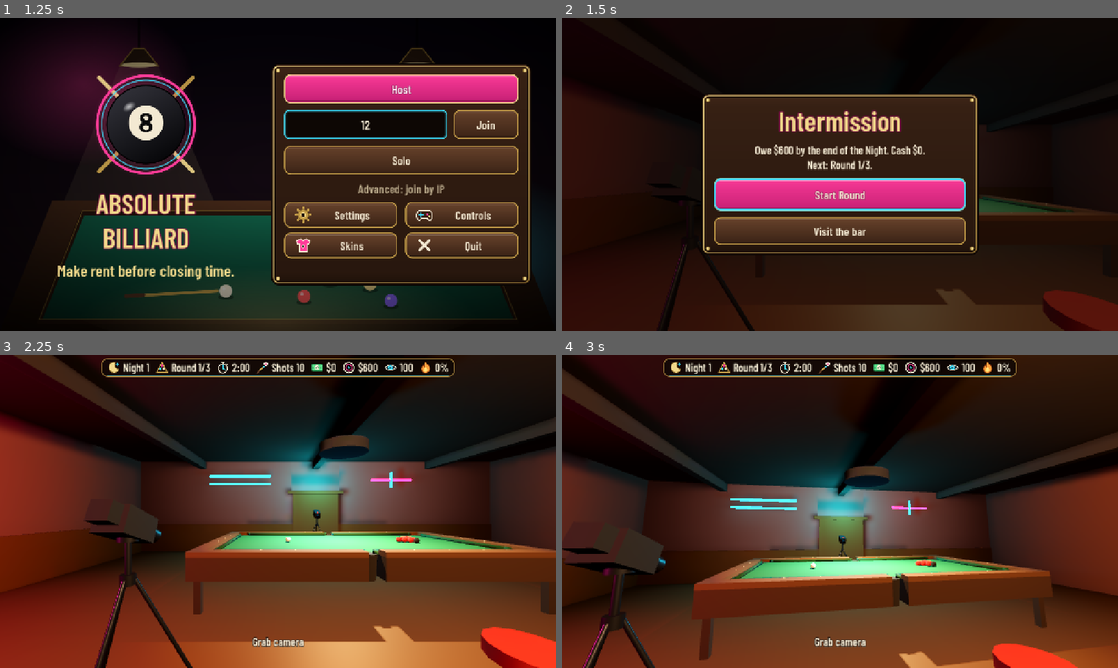
Above: before the commit, frames 1-4 (two rows, left to right).
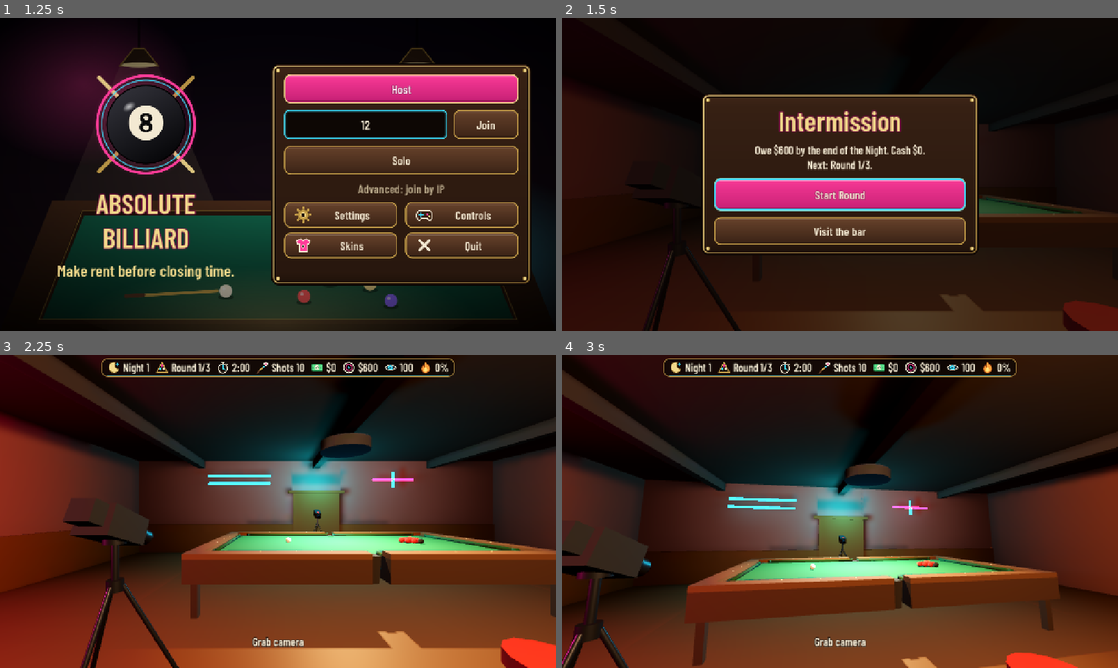
Above: after the commit, the same moments.

Repository: Cleans3/absolute-billiard
Game: Godot game, scene res://src/levels/Lobby.tscn
The game is run twice, just before and just after one commit, with the same random seed, the same clock (stepped at 60 frames per second) and the same inputs.
Inputs (mouse positions are in pixels of both pictures, inside the frame that each line leads up to):
- Up to frame 1 (1.25 s): click (366, 124) at 0.52 s; type "12" at 0.6 s
- Up to frame 2 (1.5 s): click "Solo" at 1.25 s
- Up to frame 3 (2.25 s): click "Start Round" at 2 s
- Up to frame 4 (3 s): tap Enter at 2.75 s; move the mouse to (867, 511) at 2.77 s; hold E (elevate_up) from 2.78 s (still down); tap 1 (call_pocket_1) at 2.85 s; click (867, 511) at 2.92 s

Frame 1 is identical in both runs. In frame 2, 2.1% of the frame differs, in the area x 11-100%, y 36-100%; in frame 3, 7.4%, in the area x 11-100%, y 24-100%; in frame 4, 6.5%.

Commit message:
First-person body (C17): arms and trunk lid on the body mesh, head+neck alone on HEAD_LAYER, eye pivot 12 cm ahead of the trunk
Co-Authored-By: Claude Sonnet 5.5 <noreply@anthropic.com>

Diff:
--- a/src/gameplay/player/Player.tscn
+++ b/src/gameplay/player/Player.tscn
@@ -20,7 +20,7 @@
 shape = SubResource("CapsuleShape3D_wos7f")
 
 [node name="Head" type="Node3D" parent="."]
-transform = Transform3D(1, 0, 0, 0, 1, 0, 0, 0, 1, 0, 1.6, 0)
+transform = Transform3D(1, 0, 0, 0, 1, 0, 0, 0, 1, 0, 1.6, -0.12)
 
 [node name="headCam" type="Camera3D" parent="Head"]
 
--- a/src/gameplay/player/humanoid.gd
+++ b/src/gameplay/player/humanoid.gd
@@ -1,7 +1,7 @@
 class_name Humanoid
 extends Node3D
 ## Low-poly person built in code (06 P15, 08 §2.7): 11 bones, one vertex-coloured material, two skinned
-## meshes (body: trunk, legs; upper: head, hat, arms) = 2 draw calls. Animated procedurally (breath, walk from measured speed, CUE and
+## meshes (body: trunk and its lid, arms, legs; head: head, face, hat, neck) = 2 draw calls. Animated procedurally (breath, walk from measured speed, CUE and
 ## CARRY stances, hand targets). `ragdoll()` hands the bones to a PhysicalBoneSimulator3D; its 11 bodies are
 ## on no layer and not simulated until then, and `get_up()` blends back to the pose.
 ## Rests facing -Z with the feet at this node's origin, like the CharacterBody3D it hangs from.
@@ -65,7 +65,7 @@
 var _sim: PhysicalBoneSimulator3D
 var _pbs: Array[PhysicalBone3D] = []
 var _body_mi: MeshInstance3D
-var _upper_mi: MeshInstance3D
+var _head_mi: MeshInstance3D
 var _first_person := false
 var _ragdoll := false
 var _blend := 1.0               ## 0 → 1 over BLEND_SEC after get_up()
@@ -117,16 +117,16 @@
 	var head := _new_st()
 	_paint(body, head, skin)
 	_body_mi.mesh = body.commit()
-	_upper_mi.mesh = head.commit()
+	_head_mi.mesh = head.commit()
 	_body_mi.skin = _skel.create_skin_from_rest_transforms()
-	_upper_mi.skin = _body_mi.skin
-
-
-## Local player: the upper surface (head, hat, arms) leaves the camera's cull mask (the Player removes HEAD_LAYER from it)
-## but keeps casting shadows; trunk, legs and feet stay visible when looking down.
+	_head_mi.skin = _body_mi.skin
+
+
+## Local player: the head surface (head, face, hat, neck) leaves the camera's cull mask (the Player removes HEAD_LAYER from it)
+## but keeps casting shadows; trunk, arms, legs and feet stay visible when looking down. A mirror camera keeps HEAD_LAYER.
 func set_first_person(on: bool) -> void:
 	_first_person = on
-	_upper_mi.layers = HEAD_LAYER if on else 1
+	_head_mi.layers = HEAD_LAYER if on else 1
 
 
 ## Local player in CUE: the leaning trunk would fill the aiming view, so the body only casts its shadow.
@@ -365,8 +365,8 @@
 		_pbs.append(pb)
 		_sim.add_child(pb)
 	_body_mi = MeshInstance3D.new()
-	_upper_mi = MeshInstance3D.new()
-	for mi in [_body_mi, _upper_mi]:
+	_head_mi = MeshInstance3D.new()
+	for mi in [_body_mi, _head_mi]:
 		mi.material_override = _shared_material()
 		mi.extra_cull_margin = 2.0
 		_skel.add_child(mi)
@@ -466,27 +466,26 @@
 	return st
 
 
-## The whole character: body surface (trunk, legs, feet) and upper surface (head, face, hat, shoulder cap, neck, arms).
+## The whole character: body surface (trunk with its lid, shoulders, arms, legs, feet) and head surface (head, face, hat,
+## neck). The local camera culls the head surface only; it sits inside the neck, so the lid closes the trunk (no looking
+## through to the legs) and the arms hang beside it.
 func _paint(body: SurfaceTool, head: SurfaceTool, skin: CharacterSkin) -> void:
 	var shirt := skin.body_color
 	var legs := skin.accent_color
 	var flesh := skin.skin_color
 	var shoe := legs.darkened(0.55)
-	# The arms, shoulder cap and neck live on the upper surface, which the local camera culls, and the torso is open at
-	# the top: looking down the local player sees through the trunk to legs and floor, not a lid or two huge sleeves.
 	_cyl(body, B.PELVIS, legs, Vector3(0, 0.86, 0), 0.17, Vector2(0.155, 0.10), Vector2(0.155, 0.10), 8, CAP_BOTTOM)
-	_cyl(body, B.TORSO, shirt, Vector3(0, 1.03, 0), 0.47, Vector2(0.15, 0.092), Vector2(0.205, 0.11), 8, 0)
-	_cyl(head, B.TORSO, shirt, Vector3(0, 1.498, 0), 0.002, Vector2(0.205, 0.11), Vector2(0.205, 0.11), 8, CAP_TOP)
+	_cyl(body, B.TORSO, shirt, Vector3(0, 1.03, 0), 0.47, Vector2(0.15, 0.092), Vector2(0.205, 0.11), 8, CAP_TOP)
 	_cyl(head, B.TORSO, flesh, Vector3(0, 1.49, 0), 0.08, Vector2(0.045, 0.045), Vector2(0.04, 0.04), 6)
 	for side in 2:
 		var sx := 0.22 if side == 0 else -0.22
 		var ua := B.UARM_R if side == 0 else B.UARM_L
 		var th := B.THIGH_R if side == 0 else B.THIGH_L
 		var lx := 0.10 if side == 0 else -0.10
-		_cyl(head, ua, shirt, Vector3(sx, 1.13, 0), 0.32, Vector2(0.040, 0.040), Vector2(0.052, 0.052), 6)
-		_ball(head, ua, shirt, Vector3(sx, 1.43, 0), Vector3(0.058, 0.058, 0.058), 6, 4)
-		_cyl(head, ua + 1, flesh, Vector3(sx, 0.86, 0), 0.27, Vector2(0.033, 0.033), Vector2(0.041, 0.041), 6)
-		_ball(head, ua + 1, flesh, Vector3(sx, 0.835, 0), Vector3(0.048, 0.052, 0.048), 6, 4)
+		_cyl(body, ua, shirt, Vector3(sx, 1.13, 0), 0.32, Vector2(0.040, 0.040), Vector2(0.052, 0.052), 6)
+		_ball(body, ua, shirt, Vector3(sx, 1.43, 0), Vector3(0.058, 0.058, 0.058), 6, 4)
+		_cyl(body, ua + 1, flesh, Vector3(sx, 0.86, 0), 0.27, Vector2(0.033, 0.033), Vector2(0.041, 0.041), 6)
+		_ball(body, ua + 1, flesh, Vector3(sx, 0.835, 0), Vector3(0.048, 0.052, 0.048), 6, 4)
 		_cyl(body, th, legs, Vector3(lx, 0.50, 0), 0.43, Vector2(0.056, 0.056), Vector2(0.074, 0.074), 6)
 		_cyl(body, th + 1, legs, Vector3(lx, 0.08, 0), 0.42, Vector2(0.042, 0.042), Vector2(0.056, 0.056), 6)
 		_box(body, th + 1, shoe, Vector3(lx, 0.04, -0.05), Vector3(0.052, 0.04, 0.12))
--- a/tests/player/ragdoll_probe.gd
+++ b/tests/player/ragdoll_probe.gd
@@ -166,25 +166,37 @@
 		await process_frame
 	await _wait(2.0)
 	_check(player.humanoid != null and not player.is_ragdoll(), "the local player wears a Humanoid")
-	_check(hum._upper_mi.layers == Humanoid.HEAD_LAYER and (player.cam.cull_mask & Humanoid.HEAD_LAYER) == 0, "first person: head on its own layer, hidden from the camera")
-	# no arm vertex may sit on a surface the local camera renders; legs must (they stay visible looking down)
+	_check(hum._head_mi.layers == Humanoid.HEAD_LAYER and (player.cam.cull_mask & Humanoid.HEAD_LAYER) == 0, "first person: head on its own layer, hidden from the camera")
+	# C17: the local camera renders torso, arms and legs, never the head; the head still casts its shadow
 	var arm_bones := [Humanoid.B.UARM_R, Humanoid.B.LARM_R, Humanoid.B.UARM_L, Humanoid.B.LARM_L]
 	var leg_bones := [Humanoid.B.THIGH_R, Humanoid.B.SHIN_R, Humanoid.B.THIGH_L, Humanoid.B.SHIN_L]
 	var arm_seen := false
-	var arm_shadow_only := false
 	var legs_seen := false
-	for mi: MeshInstance3D in [hum._body_mi, hum._upper_mi]:
+	var head_seen := false
+	var head_shadow := false
+	var lid_seen := false
+	for mi: MeshInstance3D in [hum._body_mi, hum._head_mi]:
 		var shown := (mi.layers & player.cam.cull_mask) != 0 and mi.cast_shadow != GeometryInstance3D.SHADOW_CASTING_SETTING_SHADOWS_ONLY
 		var casts := mi.cast_shadow != GeometryInstance3D.SHADOW_CASTING_SETTING_OFF and (mi.layers & 0xFFFFF) != 0
-		for b: int in (mi.mesh as ArrayMesh).surface_get_arrays(0)[Mesh.ARRAY_BONES]:
+		var arrays := (mi.mesh as ArrayMesh).surface_get_arrays(0)
+		var bones: PackedInt32Array = arrays[Mesh.ARRAY_BONES]
+		var verts: PackedVector3Array = arrays[Mesh.ARRAY_VERTEX]
+		var normals: PackedVector3Array = arrays[Mesh.ARRAY_NORMAL]
+		for v in verts.size():
+			var b := bones[v * 4]
 			if b in arm_bones:
 				arm_seen = arm_seen or shown
-				arm_shadow_only = arm_shadow_only or casts
 			elif b in leg_bones:
 				legs_seen = legs_seen or shown
-	_check(not arm_seen, "no arm surface is visible to the local camera's cull mask")
-	_check(arm_shadow_only, "...but the arms still cast shadows")
+			elif b == Humanoid.B.HEAD:
+				head_seen = head_seen or shown
+				head_shadow = head_shadow or casts
+			elif b == Humanoid.B.TORSO and verts[v].y > 1.49 and normals[v].y > 0.9:
+				lid_seen = lid_seen or shown
+	_check(arm_seen, "arms are visible to the local camera's cull mask (C17)")
 	_check(legs_seen, "legs and feet stay visible to the local camera")
+	_check(lid_seen, "the trunk is closed at the top by a lid the local camera renders (no looking inside)")
+	_check(not head_seen and head_shadow, "the head and hat are hidden from the local camera but still cast shadows")
 	var bartender := level.get_node_or_null("Bar/Bartender") as Bartender
 	_check(bartender != null and absf(bartender.global_position.x - 6.0) < 0.01 and absf(bartender.global_position.z - 2.5) < 0.01, "Bar/Bartender stands at (6, 0, 2.5)")
 	_check(bartender != null and bartender.global_basis.z.is_equal_approx(Vector3.RIGHT), "...facing -X")
